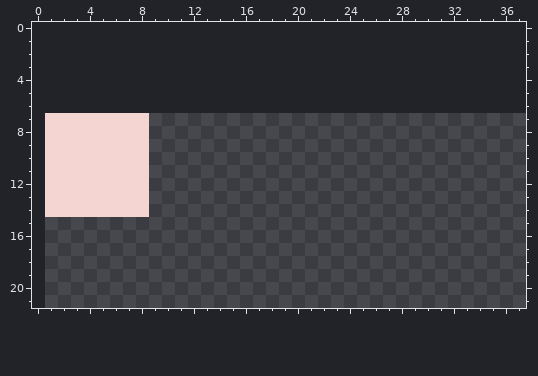
Edited in one commit: pixel-art file (scenes/floor/floor.aseprite). This is how it looked before the edit.
128x128 pixels, 1 frame. Shown: x 0..37, y 0..21. The old version is drawn lined up with the new one, on the new canvas.
Now the later version:
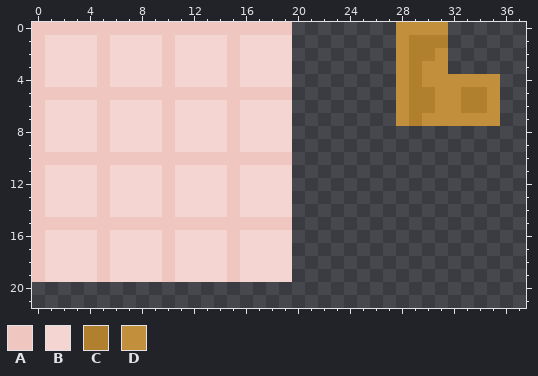
Palette (. is transparent): A #f0c6c1  B #f5d5d1  C #b1802f  D #c2903c
The author wrote: Wall/ledge/floor work/refactoring
From old to new:
canvas 128x128 -> 64x64, the old top-left corner now at 1,7 (the part of the old canvas that was cut away was empty and is not shown)
Changed rows in their new state; - is an unchanged pixel.
first column x 0:
 0 AAAAAAAAAAAAAAAAAAAA--------DDDD----
 1 ABBBBABBBBABBBBABBBB--------DCCC----
 2 ABBBBABBBBABBBBABBBB--------DCCD----
 3 ABBBBABBBBABBBBABBBB--------DCDD----
 4 ABBBBABBBBABBBBABBBB--------DCDDDDDD
 5 AAAAAAAAAAAAAAAAAAAA--------DCCDDCCD
 6 ABBBBABBBBABBBBABBBB--------DCCDDCCD
 7 A----A---BABBBBABBBB--------DCDDDDDD
 8 A----A---BABBBBABBBB----------------
 9 A----A---BABBBBABBBB----------------
10 AAAAAAAAAAAAAAAAAAAA----------------
11 A----A---BABBBBABBBB----------------
12 A----A---BABBBBABBBB----------------
13 A----A---BABBBBABBBB----------------
14 A----A---BABBBBABBBB----------------
15 AAAAAAAAAAAAAAAAAAAA----------------
16 ABBBBABBBBABBBBABBBB----------------
17 ABBBBABBBBABBBBABBBB----------------
18 ABBBBABBBBABBBBABBBB----------------
19 ABBBBABBBBABBBBABBBB----------------
Boxes around the changes in both pictures, in picture pixels (x1, y1, x2, y2):
changed: (32, 22, 292, 282)
added: (396, 22, 500, 126)
